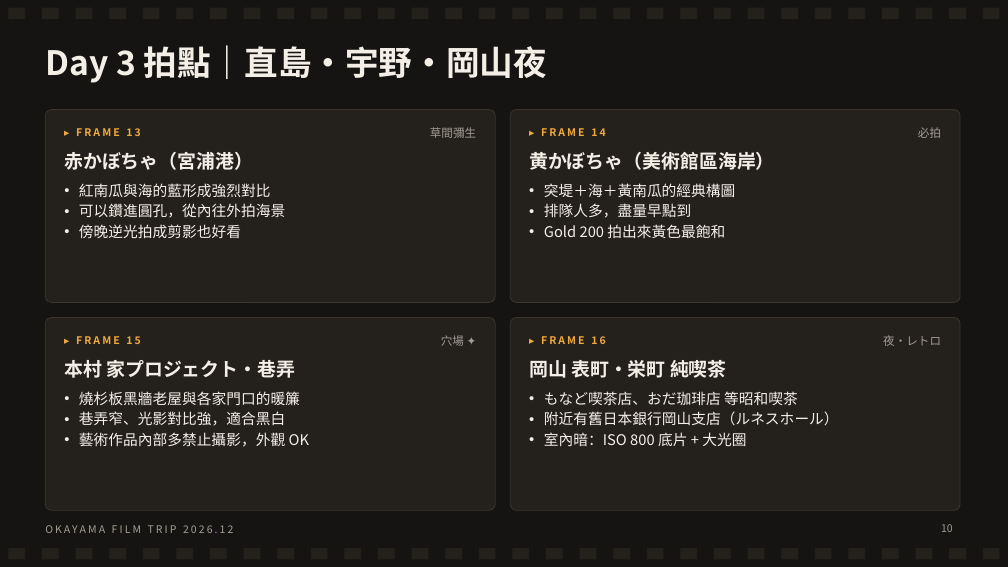
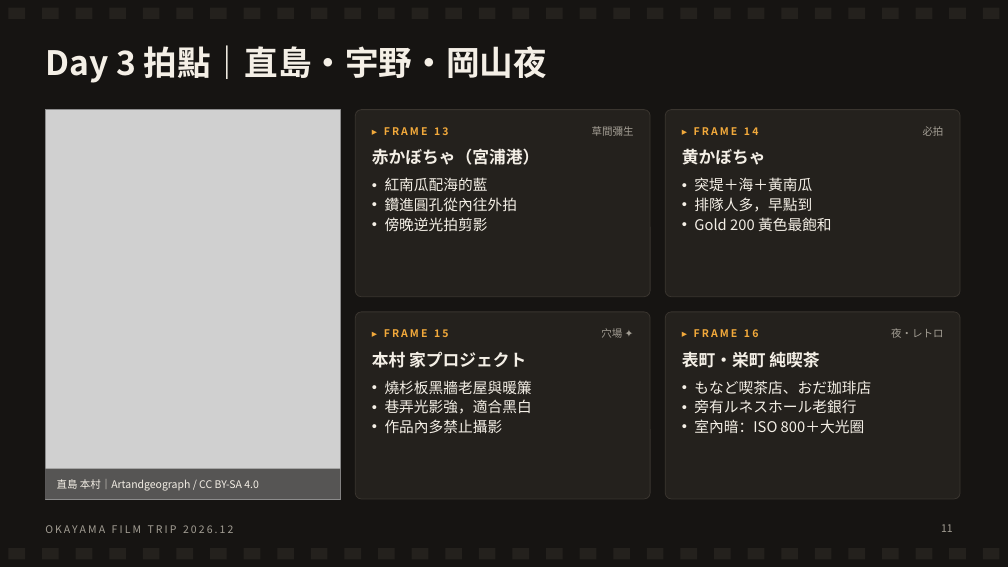
Before and after one commit to leoimpact999/djokovic-vs-sinner-analysis, a slide deck: slide 11 of 岡山4天3夜_底片獵景之旅.pptx (slide 10 before the commit). Drawn at 1008x567 pixels with LibreOffice and Linux fonts; fonts in the diff are those of the drawing; grey boxes stand for pictures. Boxes give left, top, right and bottom in pixels: in the first picture for what was removed or moved away, otherwise in the second. Text is boxed around its words. In the diff, an @@ line names an element or a change of style, - is before the commit and + after.

```diff
--- a/岡山4天3夜_底片獵景之旅.pptx
+++ b/岡山4天3夜_底片獵景之旅.pptx
@@ picture added at (45,110,340,499) @@
@@ rounded rectangle: place and size @@
-rounded rectangle at (45,110,495,302)
+rounded rectangle at (355,110,650,297)
@@ rounded rectangle: place and size @@
-rounded rectangle at (510,110,960,302)
+rounded rectangle at (665,110,960,297)
@@ text "赤かぼちゃ（宮浦港）": place and size @@
-text "赤かぼちゃ（宮浦港）" at (64,152,253,170)
+text "赤かぼちゃ（宮浦港）" at (372,148,539,165)
@@ text "赤かぼちゃ（宮浦港）" at (372,148,539,165): size 18 to 16 pt @@
@@ text "▸ FRAME 13": place and size @@
-text "▸ FRAME 13" at (76,128,140,136)
+text "▸ FRAME 13" at (384,127,448,135)
@@ text "草間彌生": place and size @@
-text "草間彌生" at (430,127,476,138)
+text "草間彌生" at (592,126,634,136)
@@ text "▸ FRAME 14": place and size @@
-text "▸ FRAME 14" at (541,128,605,136)
+text "▸ FRAME 14" at (694,127,758,135)
@@ text at (682,148,766,165): text changed; size 18 to 16 pt @@
-黄かぼちゃ（美術館區海岸）
+黄かぼちゃ
@@ text at (385,177,518,231): text changed @@
-• 紅南瓜與海的藍形成強烈對比
-• 可以鑽進圓孔，從內往外拍海景
-• 傍晚逆光拍成剪影也好看
+• 紅南瓜配海的藍
+• 鑽進圓孔從內往外拍
+• 傍晚逆光拍剪影
@@ text at (694,177,832,231): text changed @@
-• 突堤＋海＋黃南瓜的經典構圖
-• 排隊人多，盡量早點到
-• Gold 200 拍出來黃色最飽和
+• 突堤＋海＋黃南瓜
+• 排隊人多，早點到
+• Gold 200 黃色最飽和
@@ proportions changed in 4 elements at (665,110,960,297), (665,312,960,499), (355,110,650,297), (355,312,650,499) @@
@@ rounded rectangle: place and size @@
-rounded rectangle at (45,318,495,510)
+rounded rectangle at (355,312,650,499)
@@ text "▸ FRAME 15": place and size @@
-text "▸ FRAME 15" at (76,336,140,344)
+text "▸ FRAME 15" at (384,329,448,337)
@@ size 11 to 10 pt in 4 elements at (923,126,944,136), (891,328,943,338), (592,126,634,136), (601,328,622,338) @@
@@ text "穴場 ✦": place and size @@
-text "穴場 ✦" at (441,335,464,346)
+text "穴場 ✦" at (601,328,622,338)
@@ rounded rectangle: place and size @@
-rounded rectangle at (510,318,960,510)
+rounded rectangle at (665,312,960,499)
@@ text "▸ FRAME 16": place and size @@
-text "▸ FRAME 16" at (541,336,605,344)
+text "▸ FRAME 16" at (694,329,758,337)
@@ text "夜・レトロ": place and size @@
-text "夜・レトロ" at (883,335,941,346)
+text "夜・レトロ" at (891,328,943,338)
@@ text at (372,351,526,368): text changed; size 18 to 16 pt @@
-本村 家プロジェクト・巷弄
+本村 家プロジェクト
@@ text at (682,351,819,368): text changed; size 18 to 16 pt @@
-岡山 表町・栄町 純喫茶
+表町・栄町 純喫茶
@@ text at (385,380,532,433): text changed @@
-• 燒杉板黑牆老屋與各家門口的暖簾
-• 巷弄窄、光影對比強，適合黑白
-• 藝術作品內部多禁止攝影，外觀 OK
+• 燒杉板黑牆老屋與暖簾
+• 巷弄光影強，適合黑白
+• 作品內多禁止攝影
@@ text at (694,380,871,433): text changed @@
-• もなど喫茶店、おだ珈琲店 等昭和喫茶
-• 附近有舊日本銀行岡山支店（ルネスホール）
-• 室內暗：ISO 800 底片 + 大光圈
+• もなど喫茶店、おだ珈琲店
+• 旁有ルネスホール老銀行
+• 室內暗：ISO 800＋大光圈
@@ rectangle added at (45,469,340,499), fill #161412 at 65% opacity @@
@@ text added at (57,479,259,491), 10 pt, text #F4EFE6 @@
+直島 本村｜Artandgeograph / CC BY-SA 4.0
@@ page number at (941,524,953,532): text changed @@
-10
+11
```
Also in this commit, not shown: 14 other slides changed, 2 slides added.
